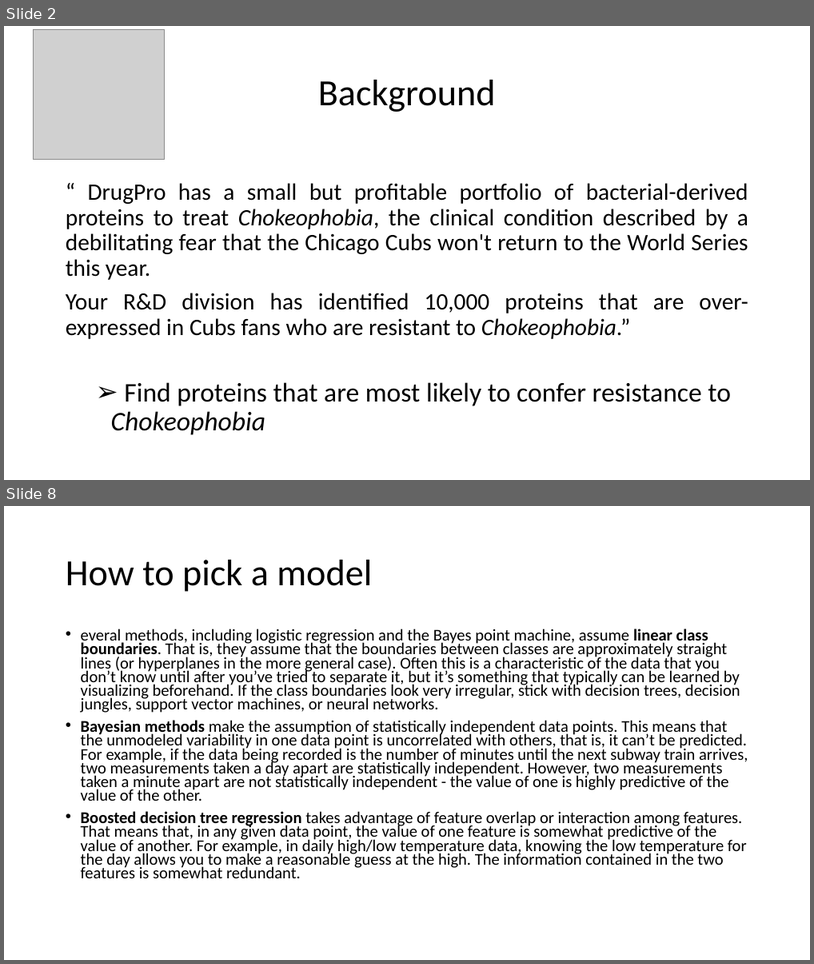
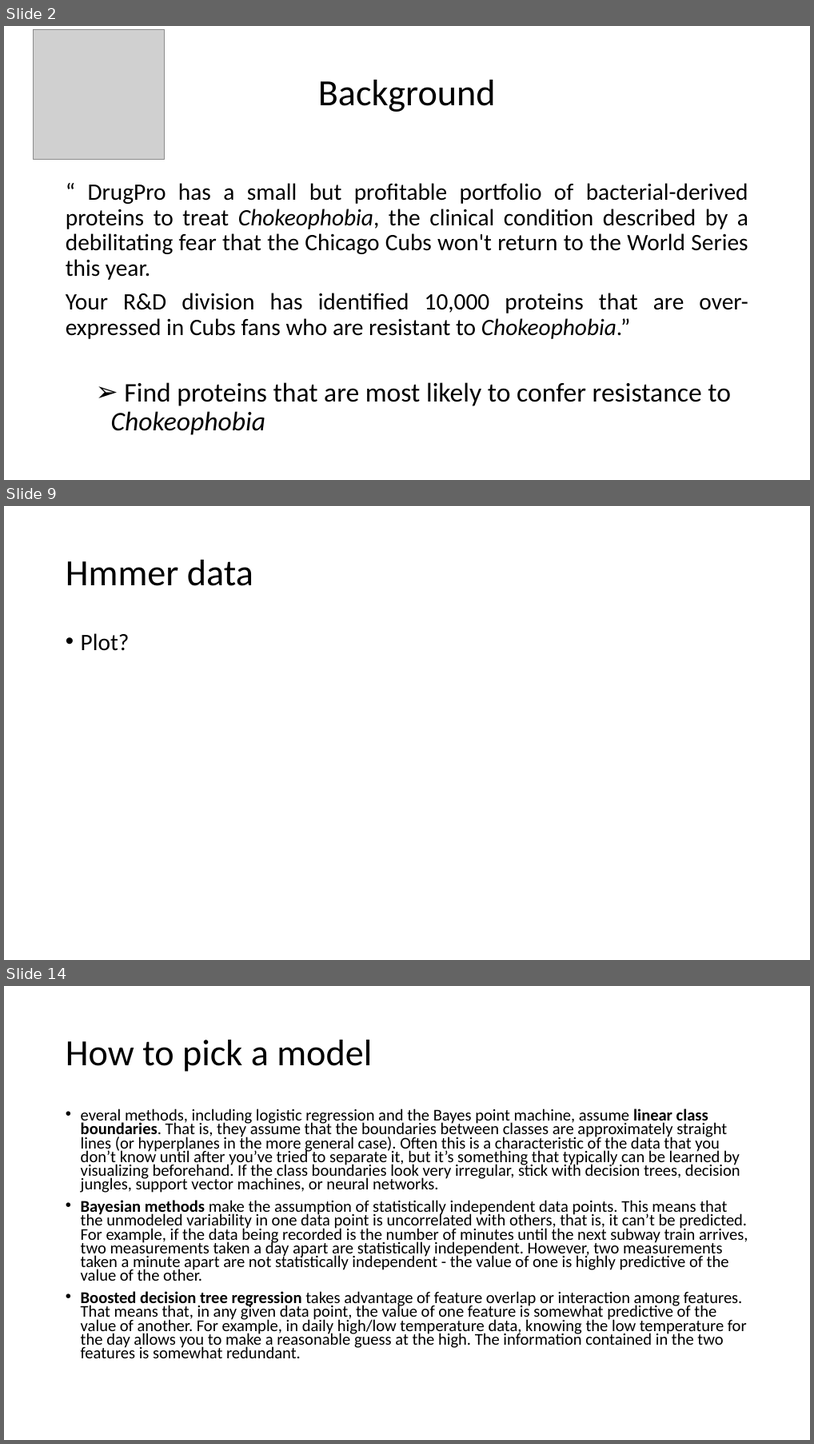
Before and after one commit to JoannaDrx/protein-classification, a slide deck: drugpro-jd.pptx. Shown one above the other, each under a label of ours: slides 2 and 8 before the commit, slides 2, 9 and 14 after it; the slides between them are not shown. The pictures are 814x964 and 814x1444 pixels, drawn with LibreOffice and Linux fonts; fonts in the diff are those of the drawing; grey boxes stand for pictures. Boxes give left, top, right and bottom in pixels: in the first picture for what was removed or moved away, otherwise in the second. Text is boxed around its words. In the diff, an @@ line names an element or a change of style, - is before the commit and + after.

```diff
--- a/drugpro-jd.pptx
+++ b/drugpro-jd.pptx
@@ slide 9 added at bbox=[4, 506, 810, 960], background #FFFFFF @@
@@ title added at bbox=[66, 560, 254, 586], 44 pt, text #000000 @@
+Hmmer data
@@ text added at bbox=[81, 633, 130, 651], 28 pt, text #000000 @@
+• Plot?
@@ what was slide 8 is now slide 14 @@
```
Also in this commit, not shown: 4 slides changed, 9 other slides added, 7 slides removed, 10 other files.
